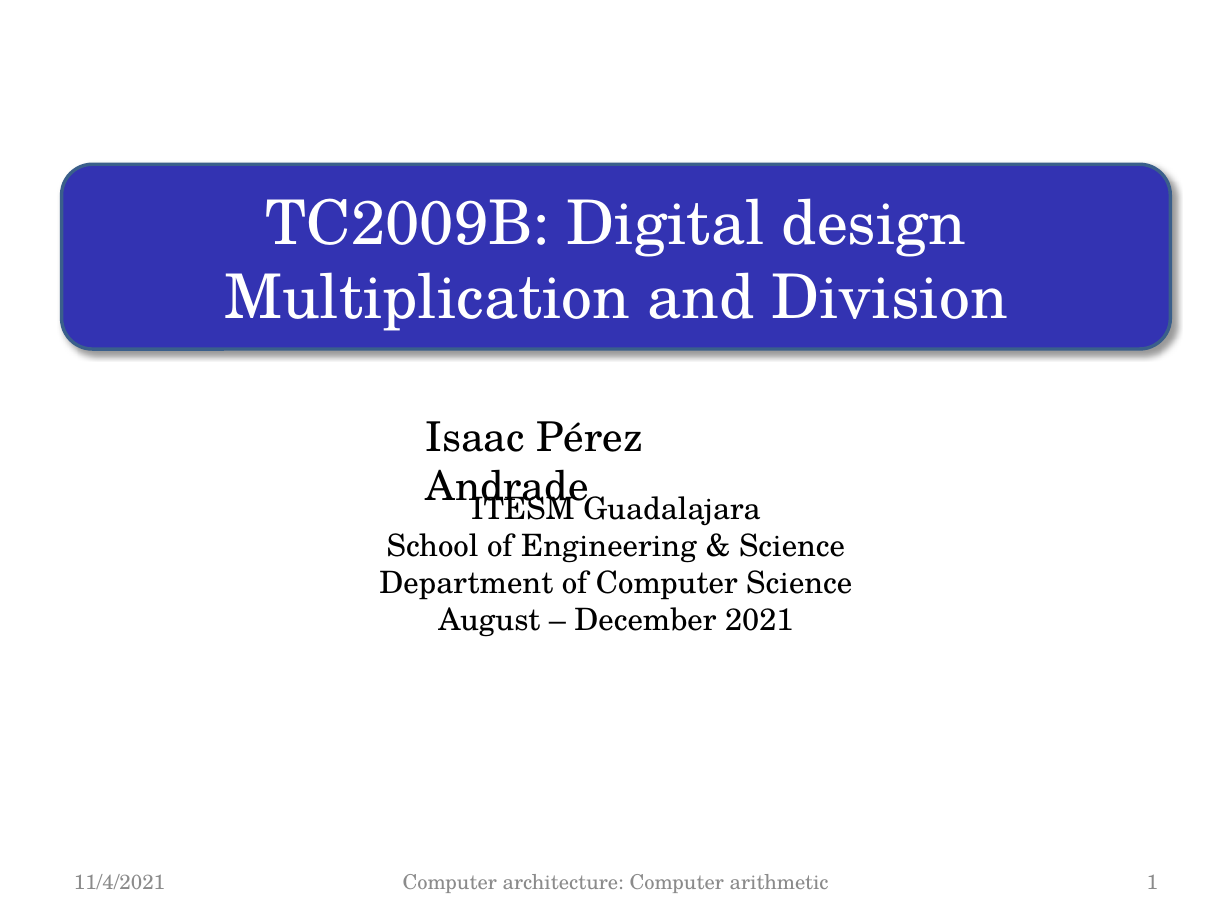
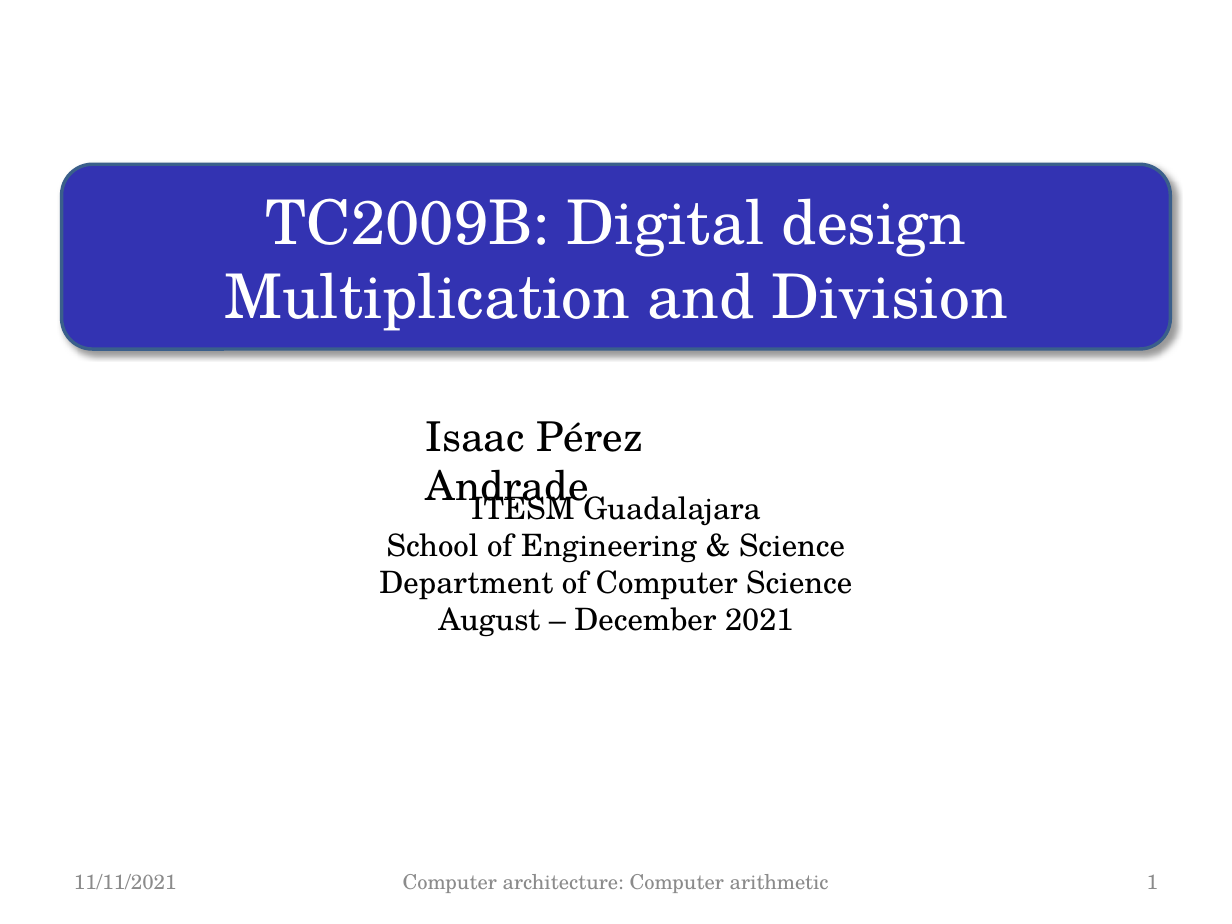
Before and after one commit to iperezan-itesm/05-TC2009B-Aug2021, a slide deck: slide 1 of lectures/weekly_slides/M1.3_Mult_Div/M1.3_Mult_Div.pptx. Drawn at 1232x924 pixels with LibreOffice and Linux fonts; fonts in the diff are those of the drawing; background and template pictures are left out. Boxes give left, top, right and bottom in pixels: in the first picture for what was removed or moved away, otherwise in the second. Text is boxed around its words. In the diff, an @@ line names an element or a change of style, - is before the commit and + after.

```diff
--- a/lectures/weekly_slides/M1.3_Mult_Div/M1.3_Mult_Div.pptx
+++ b/lectures/weekly_slides/M1.3_Mult_Div/M1.3_Mult_Div.pptx
@@ text at <box>74,874,177,889</box>: text changed @@
-11/4/2021
+11/11/2021
```
Also in this commit, not shown: 2 other slides changed, 2 other files.
